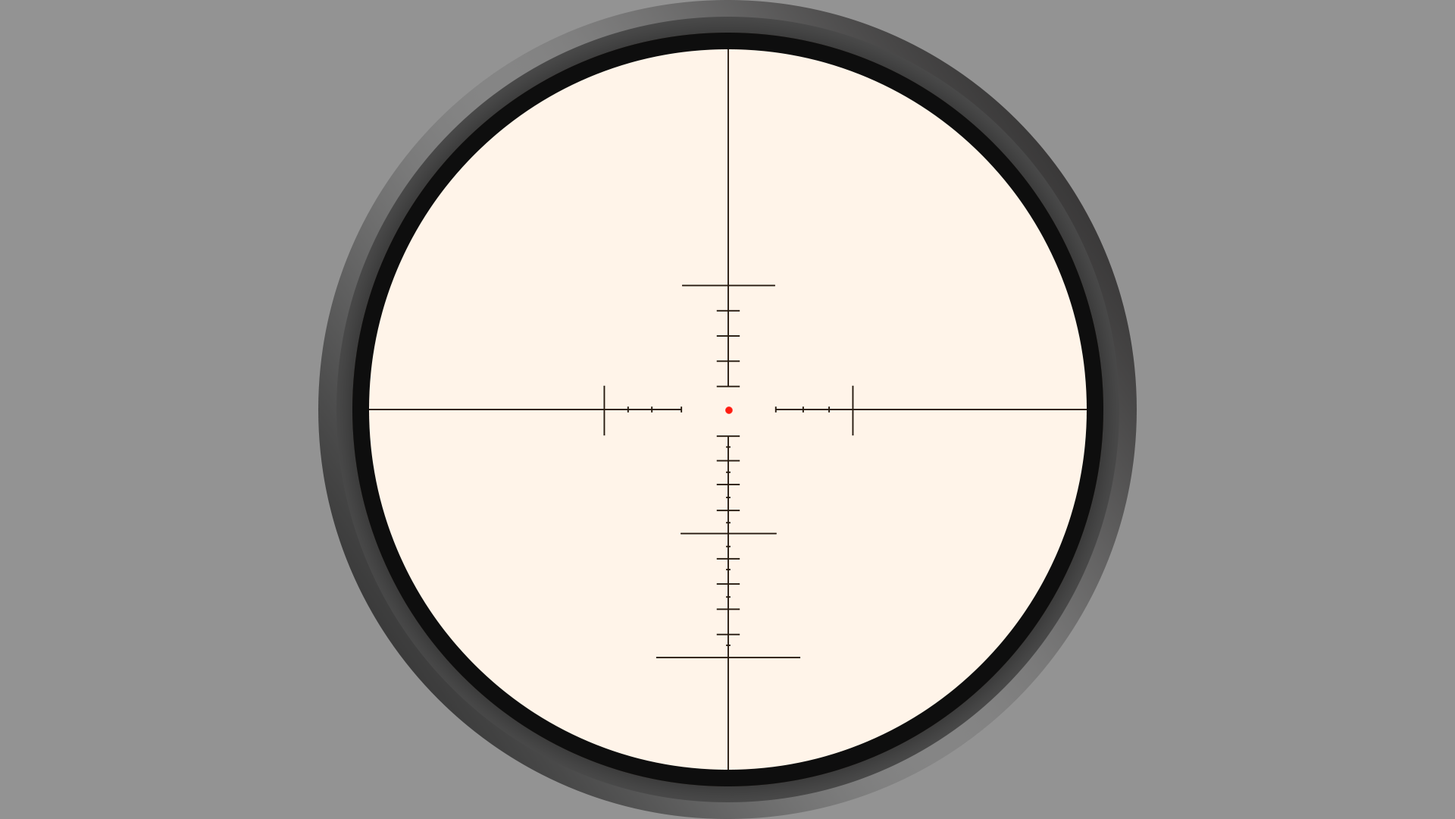
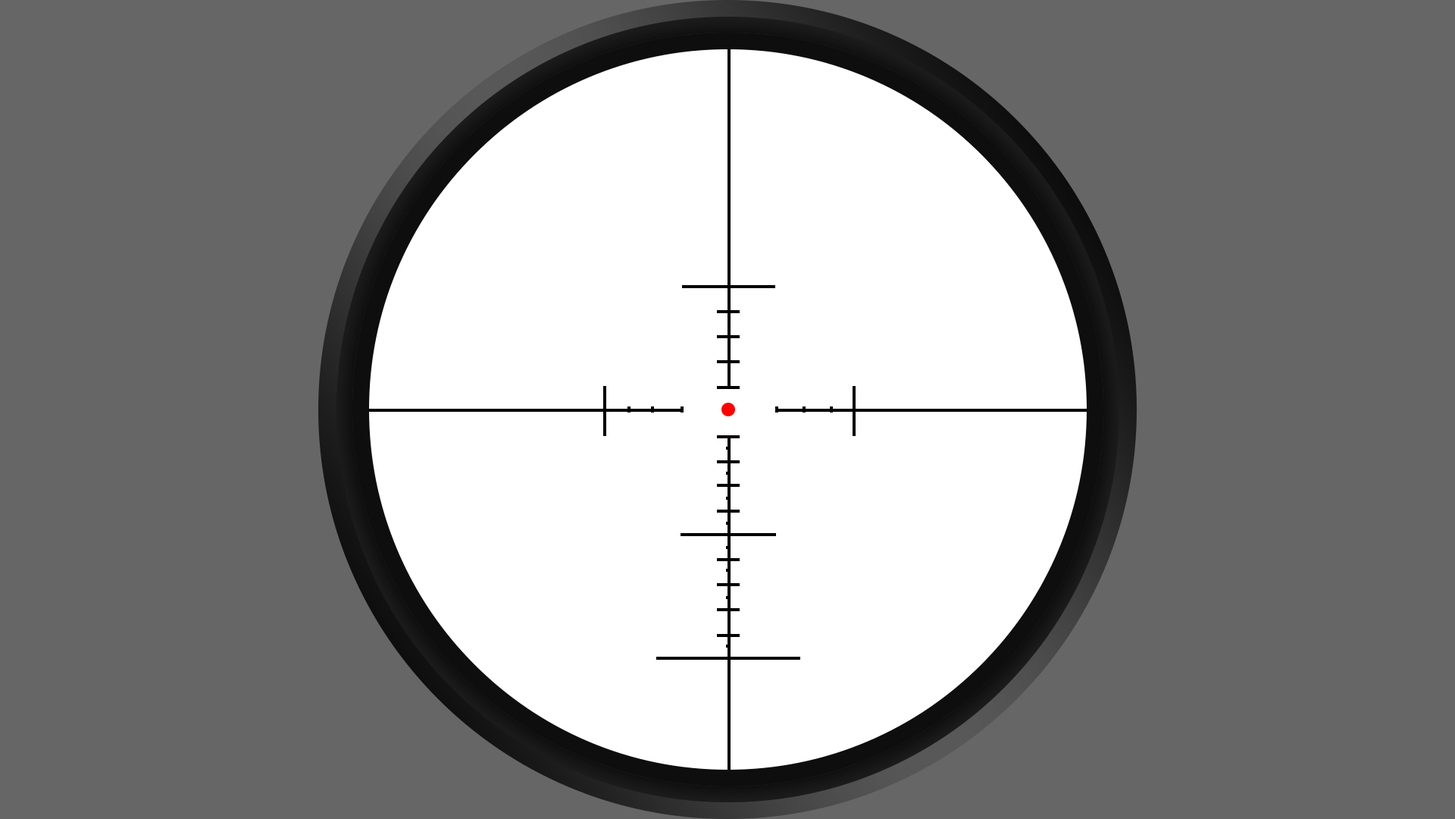
Layers edited between the first and the second 1455 x 819 image:
added layer "图层 1" above "组 4 拷贝" over [0, 0, 1455, 819]
hid "组 4 拷贝" over [0, 0, 1455, 819]
